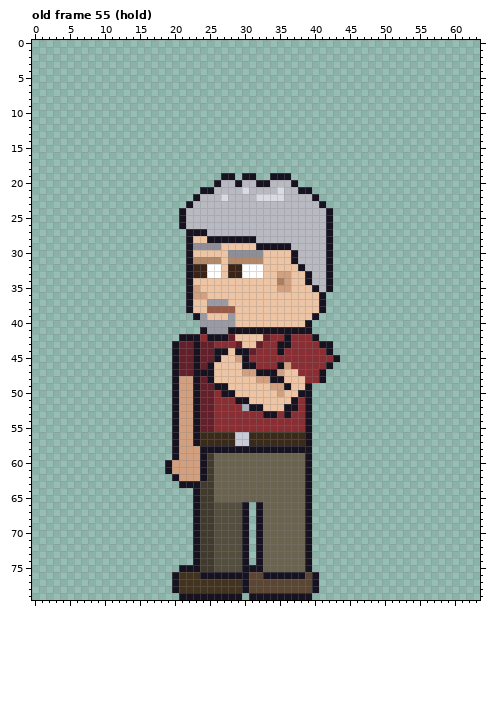
Pixel-art file -- sprites/expo/expo_grizzle_left_anim.aseprite. Above is the file before it was changed.
64x80 pixels, 123 frames. Colours within 5 levels of each other are drawn and written as one. Shown: old frame 55 (hold). The commit also changed other frames, which this record leaves out.
The same view after the edit:
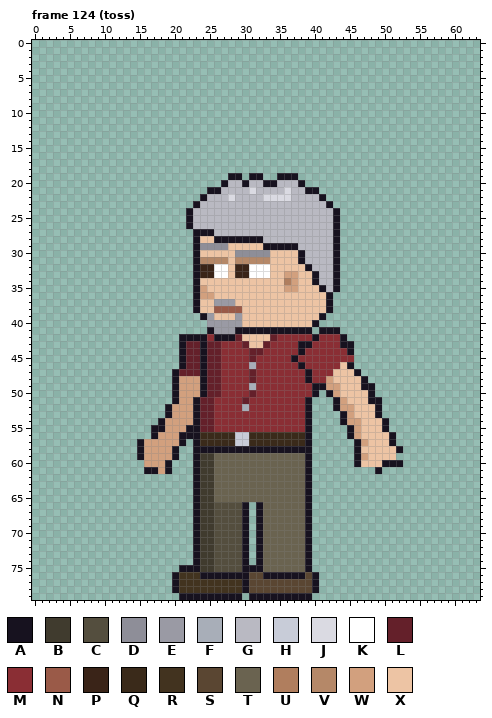
Palette (. is transparent): A #17121f  B #403b2e  C #544e3e  D #8e8e98  E #9a9aa4  F #a8aeb8  G #b9b9c2  H #c8ccd8  J #dadae2  K #ffffff  L #64202a  M #8a2e34  N #9a5a48  P #3a2418  Q #3a2a1a  R #42331f  S #5a4632  T #6a6350  U #b07e5e  V #b58868  W #d2a07e  X #edc4a4
A new or re-ordered frame is compared with the old frame closest to it.
From old to new:
frames 123 -> 129
Changed rows in their new state; - is an unchanged pixel.
Frame 124 (toss) is new; against old frame 55 (hold):
first column x 15:
19 ------------.-A.-A-.--A---------------
20 -----------.A-GA-G-A--GA--------------
21 ---------.-A---GJ---GJ-G-A------------
22 --------.A--GJ---G---J---GA-----------
23 -------.A-----------------GA----------
24 ------.A-------------------GA---------
25 ------.A-------------------GA---------
26 ------.A-------------------GA---------
27 -------.--A----------------GA---------
28 -------.A-X------A---------GA---------
29 -------.A---D----X----A----GA---------
30 -------.A----X----D---XA---GA---------
31 -------.A---VX----V---XA---GA---------
32 -------.A-P-KX-P--K----XA--GA---------
33 -------.A-P-KX-P--K-X-W-XA-GA---------
34 -------.A-----------XUW-XA-GA---------
35 -------.AW----------X-W--XAGA---------
36 -------.A-W---------------XA----------
37 -------.A-X--E------------XA----------
38 -------.A-X---N-----------XA----------
39 --------.AE--XE----------XA-----------
40 ---------.----E---------XA------------
41 ---------.A--E------------AAA---------
42 ---------AM--AL---XL-M----MMMA--------
43 -----.A-LA-L--ML-XL-MM-AA-MMMAA-------
44 -----.A-LA-LMMMM-L--M--A---MMMA-------
45 -----.A-LA-LMMMML-----A-----MMM-------
46 -----.A-LALLMMMMF---MM-A---MMXA-------
47 --------L-LLMMMMLMMMMMM-A-MMXXXA------
48 --------WALLMMMMLMMMMMMMA-MWXXXXA-----
49 --------WA-LMMMMFMMMMMMMMAAWWXXXAA----
50 --------WA-LMMMMLMMMMMMMMA-AWXXXXA----
51 --------------MLMMMMMMM-----AWXXXAA---
52 ----AW----------MMMMMMM-----AWWXXXA---
53 ----AW------------MM-M-------AWXXXA---
54 ---AWW-----------------------AWWXXXA--
55 --AAWW-A----------------------AWXXXA--
56 --AWWWAA----------------------AWXXXXA-
57 AWWWWWA.-----------------------AWXXXA-
58 AWWWW-..A----------------------AXXXXXA
59 AWWWW-..AB---------------------AWXXXX-
60 -WWW-...AB---------------------AXXXAAA
61 -AAW-...AB------------------------A---
62 -----...AB----------------------------
63 ------..------------------------------
Where, in picture pixels (left, top, right, bottom), the same in both pictures:
changed: (137, 173, 403, 488)
